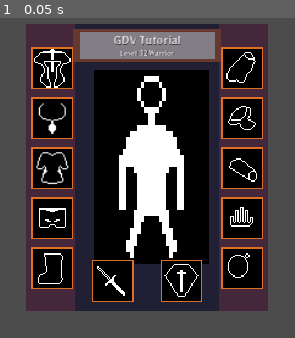
Above: before the commit, frame 1.
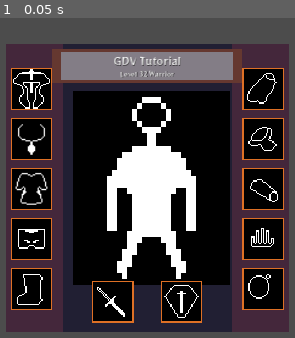
Above: after the commit, the same moment.

Repository: gonzalojs/godot_tutorials
Game: Godot game, scene res://characterpanel/scenes/SceneHandler.tscn
Same seed, same stepped clock (60 frames per second), same inputs: the game is played once before the commit and once after it.
Inputs:
- Up to frame 1 (0.05 s): no input

The runs differ from the first frame. In frame 1, 62% of the frame differs, in the area x 2-98%, y 1-99%.

Commit message:
Inventory

Diff:
--- a/characterpanel/scenes/UI/CharacterSheet.tscn
+++ b/characterpanel/scenes/UI/CharacterSheet.tscn
@@ -22,36 +22,34 @@
 [node name="CharacterSheet" type="Control"]
 anchor_right = 1.0
 anchor_bottom = 1.0
+margin_left = 100.0
+margin_top = 200.0
+margin_right = -1140.0
+margin_bottom = -190.0
 __meta__ = {
 "_edit_use_anchors_": false
 }
 
 [node name="Background" type="NinePatchRect" parent="."]
-margin_left = 150.0
-margin_top = 150.0
-margin_right = 730.0
-margin_bottom = 840.0
+anchor_right = 1.0
+anchor_bottom = 1.0
 texture = ExtResource( 1 )
 __meta__ = {
 "_edit_use_anchors_": false
 }
 
-[node name="V" type="VBoxContainer" parent="Background"]
-anchor_right = 1.0
-anchor_bottom = 1.0
-custom_constants/separation = 0
-__meta__ = {
-"_edit_use_anchors_": false
-}
-
-[node name="MarginContainer" type="MarginContainer" parent="Background/V"]
-margin_right = 580.0
-margin_bottom = 12.0
-rect_min_size = Vector2( 0, 12 )
-
-[node name="Main" type="HBoxContainer" parent="Background/V"]
+[node name="M" type="MarginContainer" parent="Background"]
+anchor_right = 1.0
+anchor_bottom = 1.0
+custom_constants/margin_right = 12
+custom_constants/margin_top = 12
+custom_constants/margin_left = 12
+custom_constants/margin_bottom = 12
+
+[node name="Main" type="HBoxContainer" parent="Background/M"]
+margin_left = 12.0
 margin_top = 12.0
-margin_right = 580.0
+margin_right = 668.0
 margin_bottom = 678.0
 size_flags_vertical = 3
 custom_constants/separation = 0
@@ -59,24 +57,18 @@
 "_edit_use_anchors_": false
 }
 
-[node name="MarginLeft" type="MarginContainer" parent="Background/V/Main"]
-margin_right = 12.0
-margin_bottom = 666.0
-rect_min_size = Vector2( 12, 0 )
-
-[node name="LeftEquip" type="VBoxContainer" parent="Background/V/Main"]
-margin_left = 12.0
-margin_right = 112.0
+[node name="LeftEquip" type="VBoxContainer" parent="Background/M/Main"]
+margin_right = 100.0
 margin_bottom = 666.0
 rect_min_size = Vector2( 94, 0 )
 custom_constants/separation = 20
 
-[node name="MarginContainer" type="MarginContainer" parent="Background/V/Main/LeftEquip"]
+[node name="MarginContainer" type="MarginContainer" parent="Background/M/Main/LeftEquip"]
 margin_right = 100.0
 margin_bottom = 25.0
 rect_min_size = Vector2( 0, 25 )
 
-[node name="Head" type="TextureRect" parent="Background/V/Main/LeftEquip"]
+[node name="Head" type="TextureRect" parent="Background/M/Main/LeftEquip"]
 margin_top = 45.0
 margin_right = 100.0
 margin_bottom = 145.0
@@ -86,7 +78,7 @@
 texture = ExtResource( 2 )
 expand = true
 
-[node name="Icon" type="TextureRect" parent="Background/V/Main/LeftEquip/Head"]
+[node name="Icon" type="TextureRect" parent="Background/M/Main/LeftEquip/Head"]
 anchor_right = 1.0
 anchor_bottom = 1.0
 margin_left = 3.0
@@ -99,7 +91,7 @@
 "_edit_use_anchors_": false
 }
 
-[node name="Neck" type="TextureRect" parent="Background/V/Main/LeftEquip"]
+[node name="Neck" type="TextureRect" parent="Background/M/Main/LeftEquip"]
 margin_top = 165.0
 margin_right = 100.0
 margin_bottom = 265.0
@@ -109,7 +101,7 @@
 texture = ExtResource( 2 )
 expand = true
 
-[node name="Icon" type="TextureRect" parent="Background/V/Main/LeftEquip/Neck"]
+[node name="Icon" type="TextureRect" parent="Background/M/Main/LeftEquip/Neck"]
 anchor_right = 1.0
 anchor_bottom = 1.0
 margin_left = 3.0
@@ -122,7 +114,7 @@
 "_edit_use_anchors_": false
 }
 
-[node name="Chest" type="TextureRect" parent="Background/V/Main/LeftEquip"]
+[node name="Chest" type="TextureRect" parent="Background/M/Main/LeftEquip"]
 margin_top = 285.0
 margin_right = 100.0
 margin_bottom = 385.0
@@ -132,7 +124,7 @@
 texture = ExtResource( 2 )
 expand = true
 
-[node name="Icon" type="TextureRect" parent="Background/V/Main/LeftEquip/Chest"]
+[node name="Icon" type="TextureRect" parent="Background/M/Main/LeftEquip/Chest"]
 anchor_right = 1.0
 anchor_bottom = 1.0
 margin_left = 3.0
@@ -145,7 +137,7 @@
 "_edit_use_anchors_": false
 }
 
-[node name="Legs" type="TextureRect" parent="Background/V/Main/LeftEquip"]
+[node name="Legs" type="TextureRect" parent="Background/M/Main/LeftEquip"]
 margin_top = 405.0
 margin_right = 100.0
 margin_bottom = 505.0
@@ -155,7 +147,7 @@
 texture = ExtResource( 2 )
 expand = true
 
-[node name="Icon" type="TextureRect" parent="Background/V/Main/LeftEquip/Legs"]
+[node name="Icon" type="TextureRect" parent="Background/M/Main/LeftEquip/Legs"]
 anchor_right = 1.0
 anchor_bottom = 1.0
 margin_left = 3.0
@@ -168,7 +160,7 @@
 "_edit_use_anchors_": false
 }
 
-[node name="Feets" type="TextureRect" parent="Background/V/Main/LeftEquip"]
+[node name="Feets" type="TextureRect" parent="Background/M/Main/LeftEquip"]
 margin_top = 525.0
 margin_right = 100.0
 margin_bottom = 625.0
@@ -178,7 +170,7 @@
 texture = ExtResource( 2 )
 expand = true
 
-[node name="Icon" type="TextureRect" parent="Background/V/Main/LeftEquip/Feets"]
+[node name="Icon" type="TextureRect" parent="Background/M/Main/LeftEquip/Feets"]
 anchor_right = 1.0
 anchor_bottom = 1.0
 margin_left = 3.0
@@ -191,13 +183,13 @@
 "_edit_use_anchors_": false
 }
 
-[node name="Middle" type="Control" parent="Background/V/Main"]
-margin_left = 112.0
-margin_right = 468.0
+[node name="Middle" type="Control" parent="Background/M/Main"]
+margin_left = 100.0
+margin_right = 556.0
 margin_bottom = 666.0
 size_flags_horizontal = 3
 
-[node name="NameBackground" type="TextureRect" parent="Background/V/Main/Middle"]
+[node name="NameBackground" type="TextureRect" parent="Background/M/Main/Middle"]
 anchor_right = 1.0
 margin_bottom = 80.0
 rect_min_size = Vector2( 0, 80 )
@@ -207,12 +199,12 @@
 "_edit_use_anchors_": false
 }
 
-[node name="VBoxContainer" type="VBoxContainer" parent="Background/V/Main/Middle/NameBackground"]
-anchor_right = 1.0
-anchor_bottom = 1.0
-
-[node name="Name" type="Label" parent="Background/V/Main/Middle/NameBackground/VBoxContainer"]
-margin_right = 356.0
+[node name="VBoxContainer" type="VBoxContainer" parent="Background/M/Main/Middle/NameBackground"]
+anchor_right = 1.0
+anchor_bottom = 1.0
+
+[node name="Name" type="Label" parent="Background/M/Main/Middle/NameBackground/VBoxContainer"]
+margin_right = 456.0
 margin_bottom = 45.0
 rect_min_size = Vector2( 0, 45 )
 custom_fonts/font = ExtResource( 15 )
@@ -221,17 +213,17 @@
 align = 1
 valign = 2
 
-[node name="LabelClass" type="Label" parent="Background/V/Main/Middle/NameBackground/VBoxContainer"]
+[node name="LabelClass" type="Label" parent="Background/M/Main/Middle/NameBackground/VBoxContainer"]
 margin_top = 49.0
-margin_right = 356.0
-margin_bottom = 99.0
+margin_right = 456.0
+margin_bottom = 80.0
 size_flags_vertical = 7
 custom_fonts/font = ExtResource( 18 )
 custom_colors/font_color_shadow = Color( 0, 0, 0, 1 )
 text = "Level 32 Warrior"
 align = 1
 
-[node name="Silhouette" type="TextureRect" parent="Background/V/Main/Middle"]
+[node name="Silhouette" type="TextureRect" parent="Background/M/Main/Middle"]
 anchor_right = 1.0
 anchor_bottom = 1.0
 margin_left = 50.0
@@ -244,7 +236,7 @@
 "_edit_use_anchors_": false
 }
 
-[node name="MiddleEquip" type="HBoxContainer" parent="Background/V/Main/Middle"]
+[node name="MiddleEquip" type="HBoxContainer" parent="Background/M/Main/Middle"]
 anchor_top = 1.0
 anchor_right = 1.0
 anchor_bottom = 1.0
@@ -256,10 +248,10 @@
 "_edit_use_anchors_": false
 }
 
-[node name="MainHand" type="TextureRect" parent="Background/V/Main/Middle/MiddleEquip"]
-margin_left = 45.0
+[node name="MainHand" type="TextureRect" parent="Background/M/Main/Middle/MiddleEquip"]
+margin_left = 95.0
 margin_top = 10.0
-margin_right = 145.0
+margin_right = 195.0
 margin_bottom = 110.0
 rect_min_size = Vector2( 100, 100 )
 size_flags_horizontal = 4
@@ -267,7 +259,7 @@
 texture = ExtResource( 2 )
 expand = true
 
-[node name="Icon" type="TextureRect" parent="Background/V/Main/Middle/MiddleEquip/MainHand"]
+[node name="Icon" type="TextureRect" parent="Background/M/Main/Middle/MiddleEquip/MainHand"]
 anchor_right = 1.0
 anchor_bottom = 1.0
 margin_left = 3.0
@@ -280,10 +272,10 @@
 "_edit_use_anchors_": false
 }
 
-[node name="OffHand" type="TextureRect" parent="Background/V/Main/Middle/MiddleEquip"]
-margin_left = 210.0
+[node name="OffHand" type="TextureRect" parent="Background/M/Main/Middle/MiddleEquip"]
+margin_left = 260.0
 margin_top = 10.0
-margin_right = 310.0
+margin_right = 360.0
 margin_bottom = 110.0
 rect_min_size = Vector2( 100, 100 )
 size_flags_horizontal = 4
@@ -291,7 +283,7 @@
 texture = ExtResource( 2 )
 expand = true
 
-[node name="Icon" type="TextureRect" parent="Background/V/Main/Middle/MiddleEquip/OffHand"]
+[node name="Icon" type="TextureRect" parent="Background/M/Main/Middle/MiddleEquip/OffHand"]
 anchor_right = 1.0
 anchor_bottom = 1.0
 margin_left = 3.0
@@ -304,19 +296,19 @@
 "_edit_use_anchors_": false
 }
 
-[node name="RightEquip" type="VBoxContainer" parent="Background/V/Main"]
-margin_left = 468.0
-margin_right = 568.0
+[node name="RightEquip" type="VBoxContainer" parent="Background/M/Main"]
+margin_left = 556.0
+margin_right = 656.0
 margin_bottom = 666.0
 rect_min_size = Vector2( 94, 0 )
 custom_constants/separation = 20
 
-[node name="MarginContainer" type="MarginContainer" parent="Background/V/Main/RightEquip"]
+[node name="MarginContainer" type="MarginContainer" parent="Background/M/Main/RightEquip"]
 margin_right = 100.0
 margin_bottom = 25.0
 rect_min_size = Vector2( 0, 25 )
 
-[node name="Back" type="TextureRect" parent="Background/V/Main/RightEquip"]
+[node name="Back" type="TextureRect" parent="Background/M/Main/RightEquip"]
 margin_top = 45.0
 margin_right = 100.0
 margin_bottom = 145.0
@@ -326,7 +318,7 @@
 texture = ExtResource( 2 )
 expand = true
 
-[node name="Icon" type="TextureRect" parent="Background/V/Main/RightEquip/Back"]
+[node name="Icon" type="TextureRect" parent="Background/M/Main/RightEquip/Back"]
 anchor_right = 1.0
 anchor_bottom = 1.0
 margin_left = 3.0
@@ -339,7 +331,7 @@
 "_edit_use_anchors_": false
 }
 
-[node name="Shoulders" type="TextureRect" parent="Background/V/Main/RightEquip"]
+[node name="Shoulders" type="TextureRect" parent="Background/M/Main/RightEquip"]
 margin_top = 165.0
 margin_right = 100.0
 margin_bottom = 265.0
@@ -349,7 +341,7 @@
 texture = ExtResource( 2 )
 expand = true
 
-[node name="Icon" type="TextureRect" parent="Background/V/Main/RightEquip/Shoulders"]
+[node name="Icon" type="TextureRect" parent="Background/M/Main/RightEquip/Shoulders"]
 anchor_right = 1.0
 anchor_bottom = 1.0
 margin_left = 3.0
@@ -362,7 +354,7 @@
 "_edit_use_anchors_": false
 }
 
-[node name="Wrists" type="TextureRect" parent="Background/V/Main/RightEquip"]
+[node name="Wrists" type="TextureRect" parent="Background/M/Main/RightEquip"]
 margin_top = 285.0
 margin_right = 100.0
 margin_bottom = 385.0
@@ -372,7 +364,7 @@
 texture = ExtResource( 2 )
 expand = true
 
-[node name="Icon" type="TextureRect" parent="Background/V/Main/RightEquip/Wrists"]
+[node name="Icon" type="TextureRect" parent="Background/M/Main/RightEquip/Wrists"]
 anchor_right = 1.0
 anchor_bottom = 1.0
 margin_left = 3.0
@@ -385,7 +377,7 @@
 "_edit_use_anchors_": false
 }
 
-[node name="Hands" type="TextureRect" parent="Background/V/Main/RightEquip"]
+[node name="Hands" type="TextureRect" parent="Background/M/Main/RightEquip"]
 margin_top = 405.0
 margin_right = 100.0
 margin_bottom = 505.0
@@ -395,7 +387,7 @@
 texture = ExtResource( 2 )
 expand = true
 
-[node name="Icon" type="TextureRect" parent="Background/V/Main/RightEquip/Hands"]
+[node name="Icon" type="TextureRect" parent="Background/M/Main/RightEquip/Hands"]
 anchor_right = 1.0
 anchor_bottom = 1.0
 margin_left = 3.0
@@ -408,7 +400,7 @@
 "_edit_use_anchors_": false
 }
 
-[node name="Fingers" type="TextureRect" parent="Background/V/Main/RightEquip"]
+[node name="Fingers" type="TextureRect" parent="Background/M/Main/RightEquip"]
 margin_top = 525.0
 margin_right = 100.0
 margin_bottom = 625.0
@@ -418,7 +410,7 @@
 texture = ExtResource( 2 )
 expand = true
 
-[node name="Icon" type="TextureRect" parent="Background/V/Main/RightEquip/Fingers"]
+[node name="Icon" type="TextureRect" parent="Background/M/Main/RightEquip/Fingers"]
 anchor_right = 1.0
 anchor_bottom = 1.0
 margin_left = 3.0
@@ -430,15 +422,3 @@
 __meta__ = {
 "_edit_use_anchors_": false
 }
-
-[node name="MarginRight" type="MarginContainer" parent="Background/V/Main"]
-margin_left = 568.0
-margin_right = 580.0
-margin_bottom = 666.0
-rect_min_size = Vector2( 12, 0 )
-
-[node name="MarginContainer2" type="MarginContainer" parent="Background/V"]
-margin_top = 678.0
-margin_right = 580.0
-margin_bottom = 690.0
-rect_min_size = Vector2( 0, 12 )
--- /dev/null
+++ b/characterpanel/scenes/UI/Inventory.tscn
@@ -0,0 +1,59 @@
+[gd_scene load_steps=3 format=2]
+
+[ext_resource path="res://assets/bigback_inv.png" type="Texture" id=1]
+[ext_resource path="res://assets/back_inv.png" type="Texture" id=2]
+
+[node name="Inventory" type="Control"]
+anchor_right = 1.0
+anchor_bottom = 1.0
+margin_left = 1000.0
+margin_top = 200.0
+margin_right = -340.0
+margin_bottom = -190.0
+__meta__ = {
+"_edit_use_anchors_": false
+}
+
+[node name="Background" type="NinePatchRect" parent="."]
+anchor_right = 1.0
+anchor_bottom = 1.0
+texture = ExtResource( 1 )
+__meta__ = {
+"_edit_use_anchors_": false
+}
+
+[node name="M" type="MarginContainer" parent="Background"]
+anchor_right = 1.0
+anchor_bottom = 1.0
+custom_constants/margin_right = 19
+custom_constants/margin_top = 11
+custom_constants/margin_left = 19
+custom_constants/margin_bottom = 11
+__meta__ = {
+"_edit_use_anchors_": false
+}
+
+[node name="V" type="VBoxContainer" parent="Background/M"]
+margin_left = 19.0
+margin_top = 11.0
+margin_right = 560.0
+margin_bottom = 679.0
+
+[node name="HBoxContainer" type="HBoxContainer" parent="Background/M/V"]
+margin_right = 541.0
+margin_bottom = 80.0
+rect_min_size = Vector2( 0, 80 )
+
+[node name="HSplitContainer" type="HSplitContainer" parent="Background/M/V"]
+margin_top = 84.0
+margin_right = 541.0
+margin_bottom = 668.0
+size_flags_vertical = 3
+
+[node name="Foreground" type="NinePatchRect" parent="."]
+anchor_right = 1.0
+anchor_bottom = 1.0
+texture = ExtResource( 2 )
+__meta__ = {
+"_edit_use_anchors_": false
+}
Binary file added: assets/back_inv.png
Not shown, added: assets/back_inv.png.import
Binary file added: assets/bigback_inv.png
Not shown, added: assets/bigback_inv.png.import
